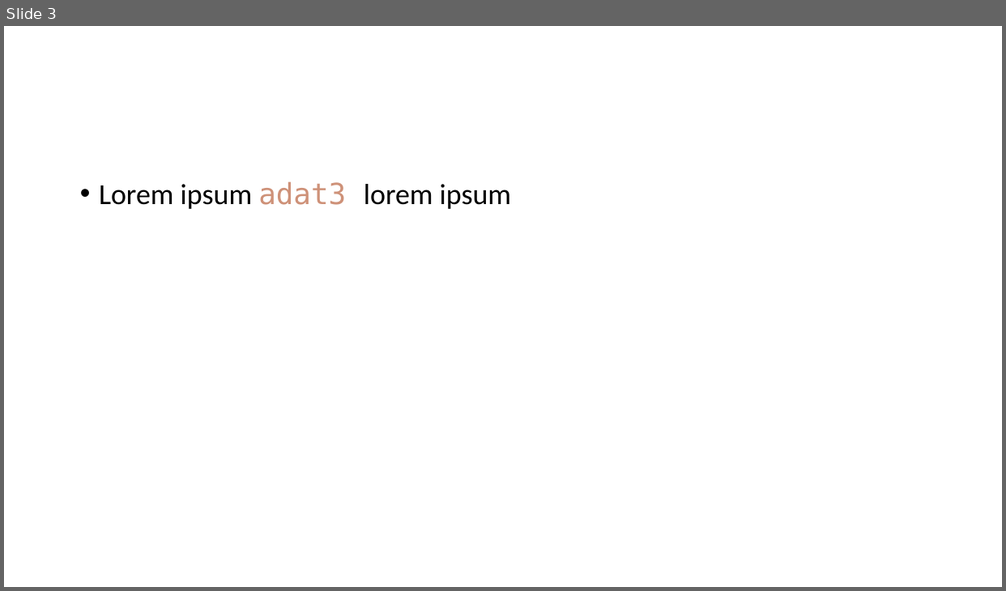
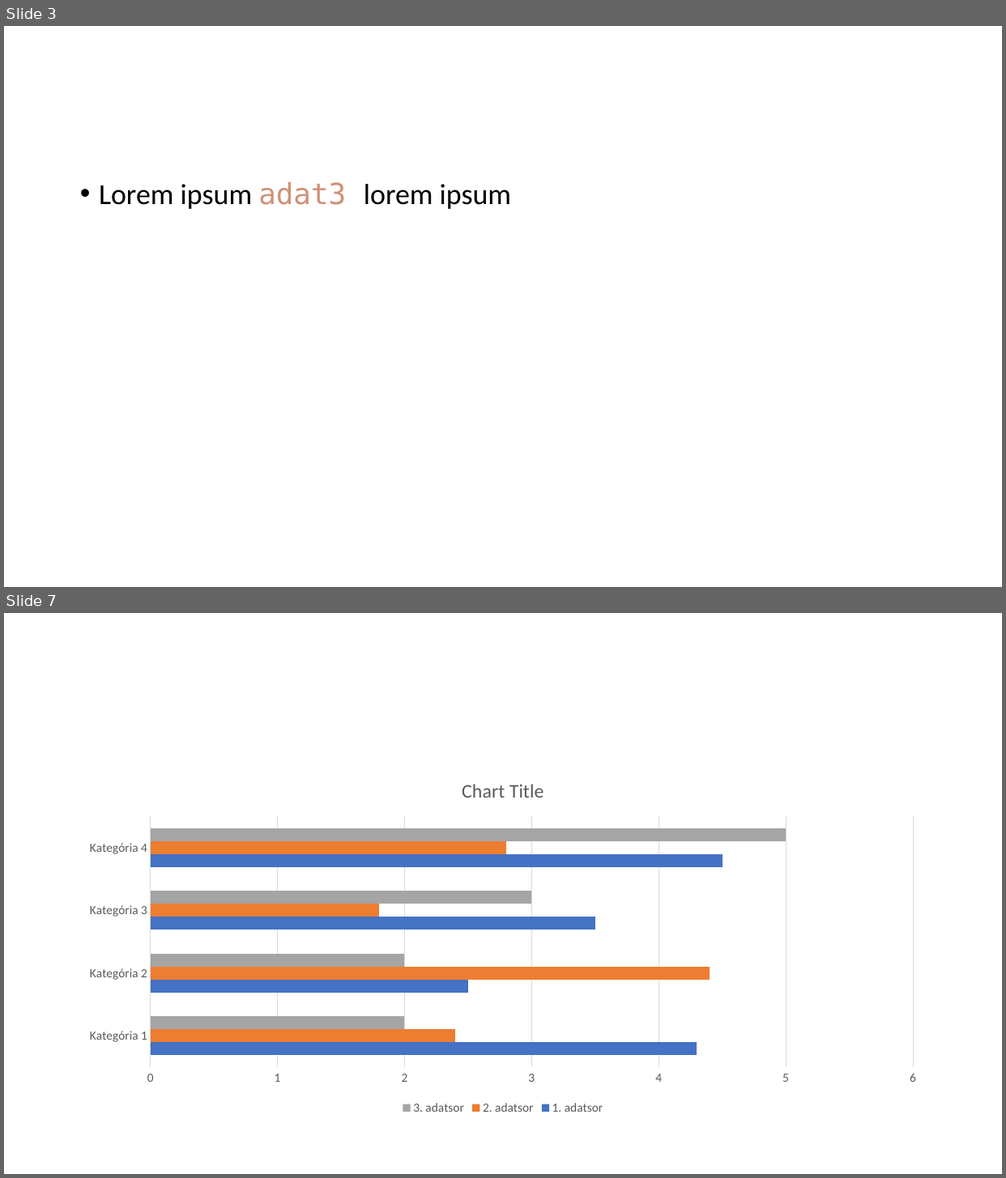
Before and after one commit to akosblack/ppt_script, a slide deck: input/your_presentation.pptx. Shown one above the other, each under a label of ours: slide 3 before the commit, slides 3 and 7 after it; the slides between them are not shown. The pictures are 1006x591 and 1006x1178 pixels, drawn with LibreOffice and Linux fonts; fonts in the diff are those of the drawing. Boxes give left, top, right and bottom in pixels: in the first picture for what was removed or moved away, otherwise in the second. Text is boxed around its words. In the diff, an @@ line names an element or a change of style, - is before the commit and + after.

```diff
--- a/input/your_presentation.pptx
+++ b/input/your_presentation.pptx
@@ slide 7 added at bbox=[4, 613, 1002, 1174], background #FFFFFF @@
@@ bar chart added at bbox=[73, 763, 934, 1119] @@
+categories: Kategória 1, Kategória 2, Kategória 3, Kategória 4
+1. adatsor: 4.3, 2.5, 3.5, 4.5
+2. adatsor: 2.4, 4.4, 1.8, 2.8
+3. adatsor: 2, 2, 3, 5
```
Also in this commit, not shown: 5 other slides added, 2 other files.
